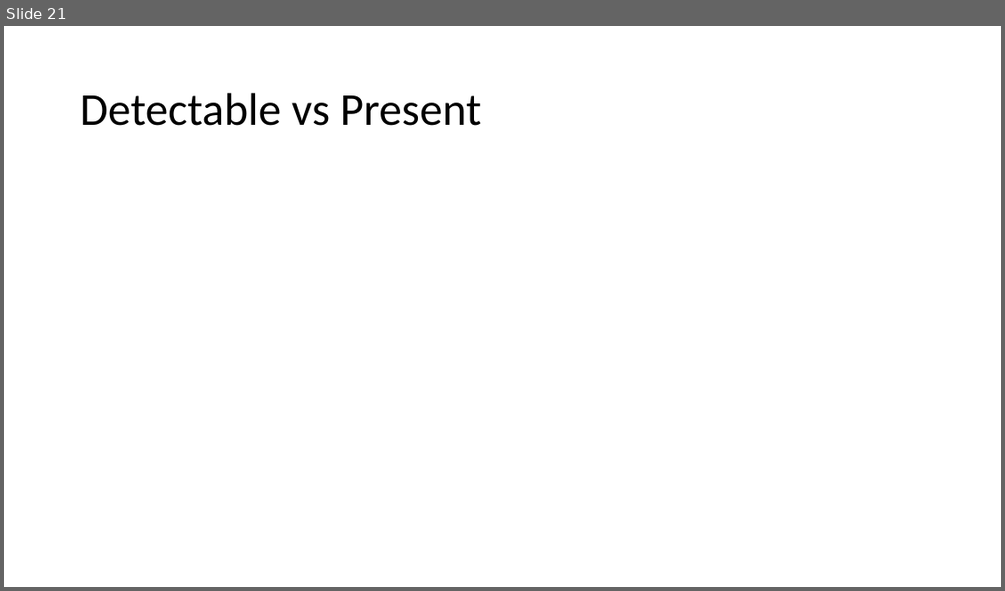
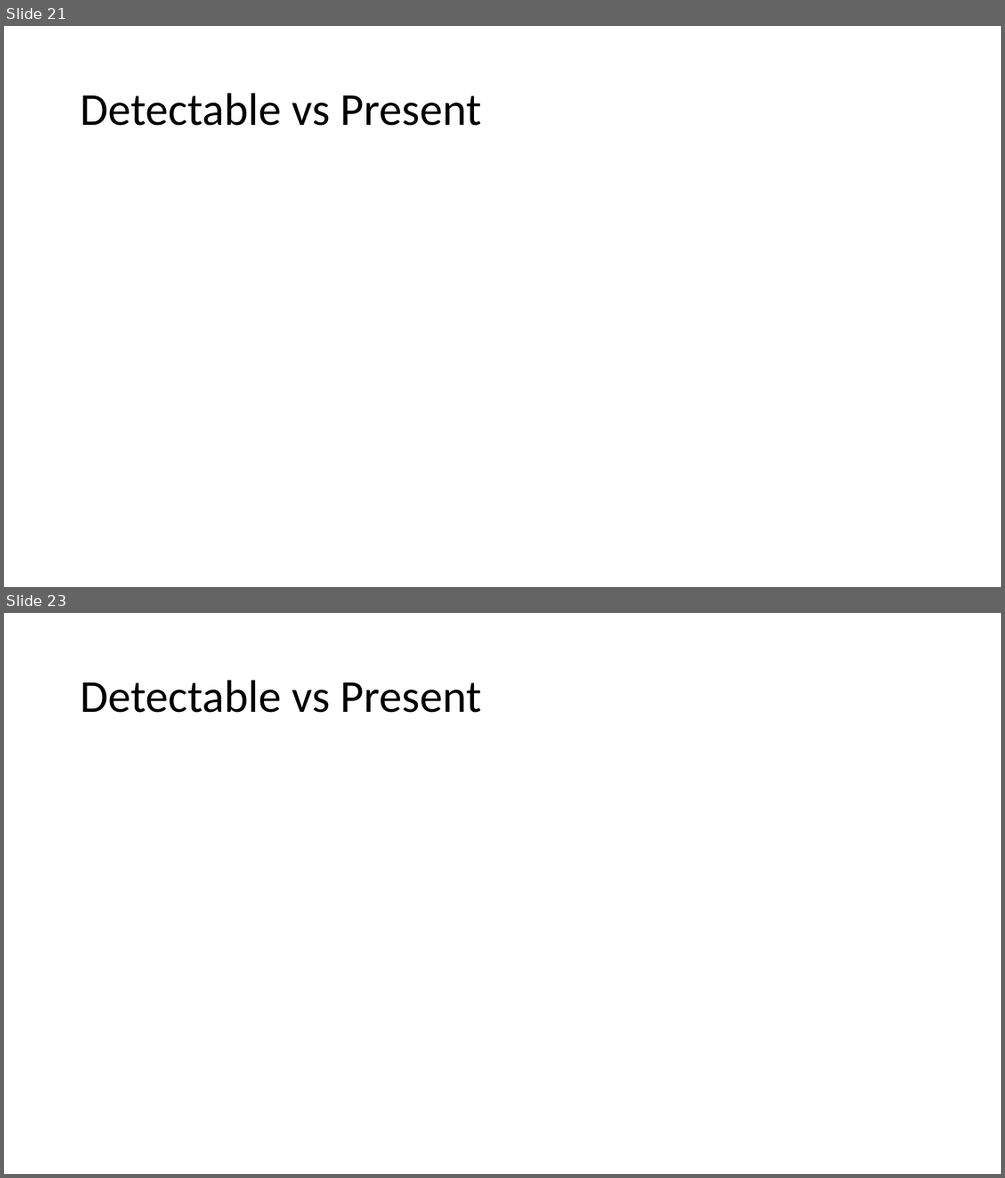
Before and after one commit to thomasmcf/dissertation, a slide deck: presentation.pptx. Shown one above the other, each under a label of ours: slide 21 before the commit, slides 21 and 23 after it; the slides between them are not shown. The pictures are 1005x591 and 1005x1178 pixels, drawn with LibreOffice and Linux fonts; fonts in the diff are those of the drawing; grey boxes stand for pictures. Boxes give left, top, right and bottom in pixels: in the first picture for what was removed or moved away, otherwise in the second. Text is boxed around its words. In the diff, an @@ line names an element or a change of style, - is before the commit and + after.

```diff
--- a/presentation.pptx
+++ b/presentation.pptx
@@ slide 23 added at box(4, 613, 1001, 1174), background #FFFFFF @@
@@ title added at box(80, 680, 481, 713), 44 pt, text #000000 @@
+Detectable vs Present
```
Also in this commit, not shown: 6 slides changed, 2 other slides added, 1 slide removed.
